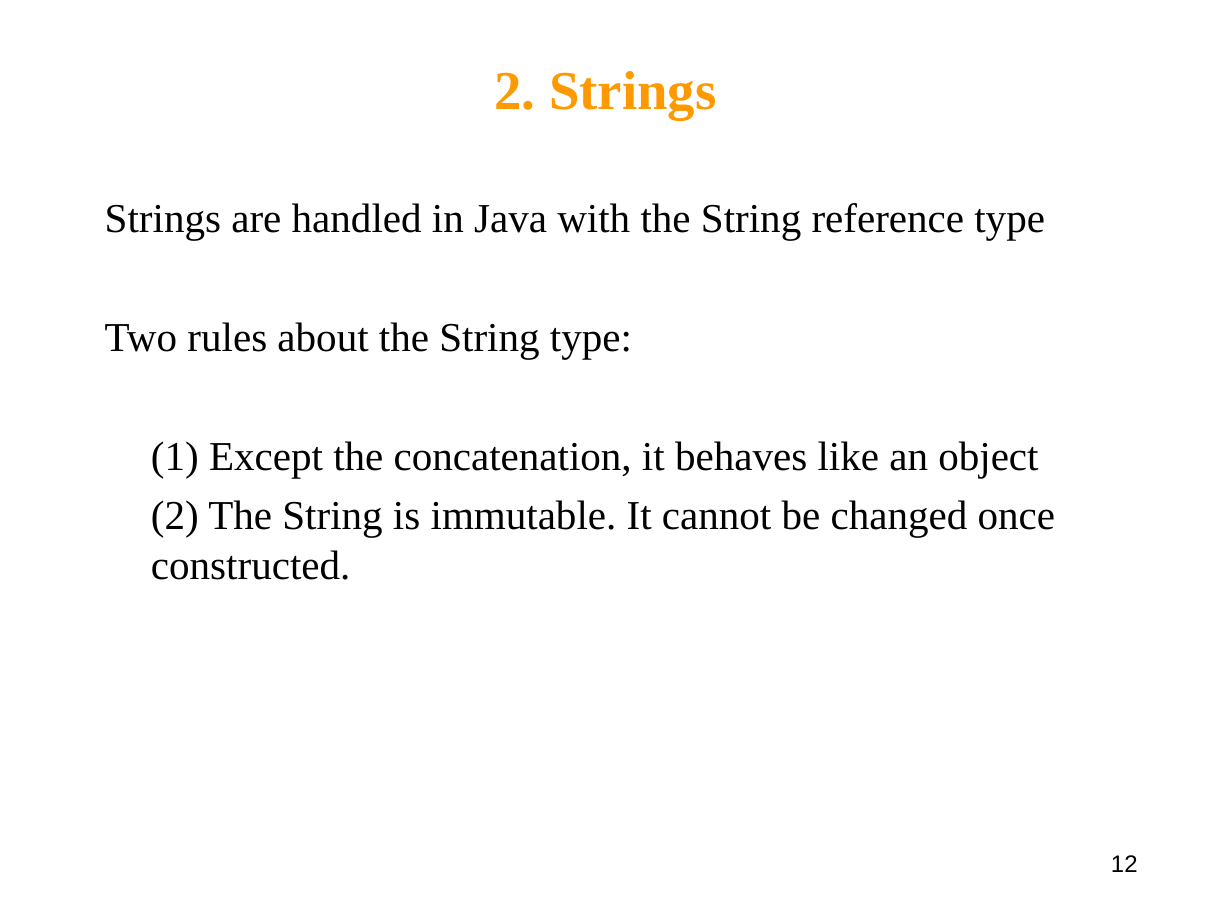
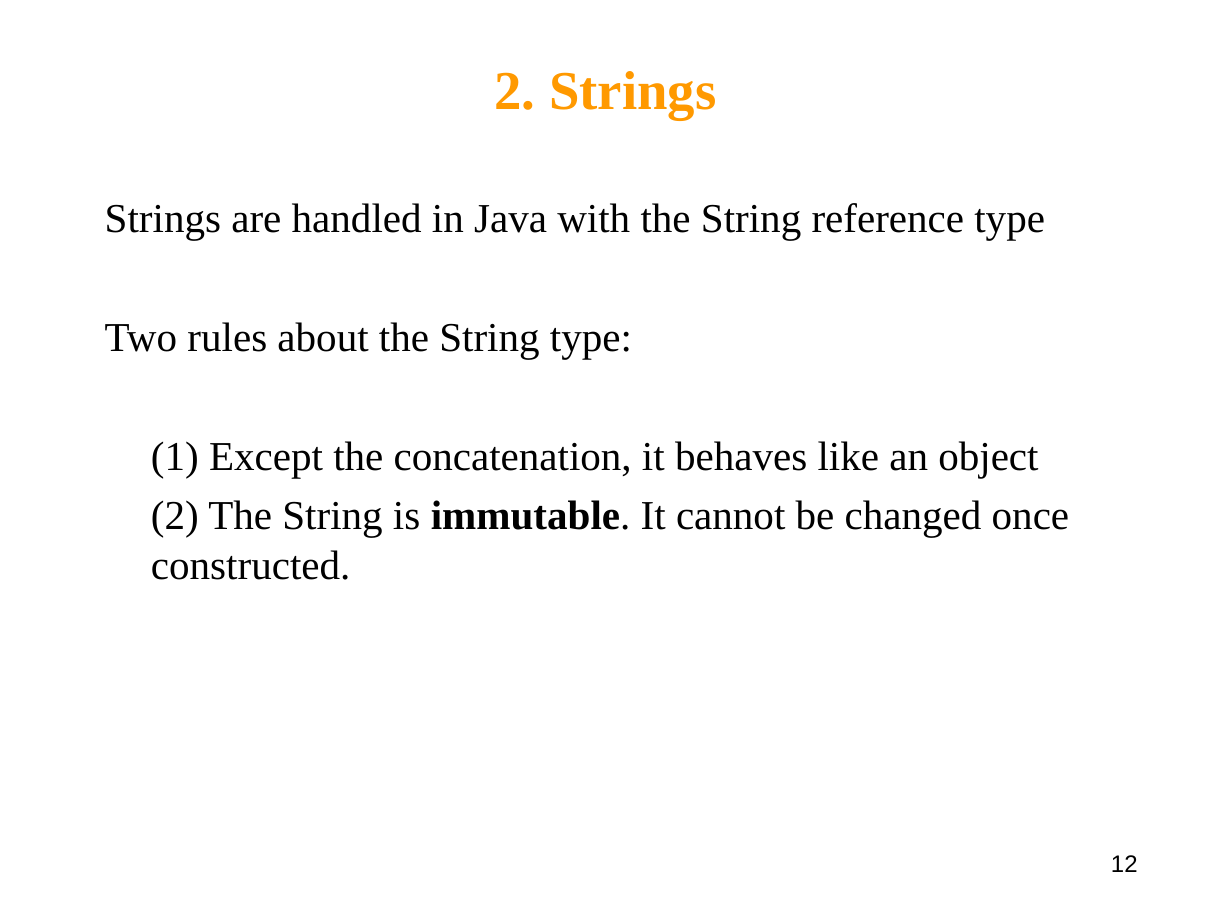
Before and after one commit to Polo08816/AdvancedDataStructures, a slide deck: slide 12 of Slides/Lecture2(Reference).ppt. Drawn at 1232x924 pixels with LibreOffice and Linux fonts; fonts in the diff are those of the drawing. Boxes give left, top, right and bottom in pixels: in the first picture for what was removed or moved away, otherwise in the second. Text is boxed around its words. In the diff, an @@ line names an element or a change of style, - is before the commit and + after.

```diff
--- a/Slides/Lecture2(Reference).ppt
+++ b/Slides/Lecture2(Reference).ppt
@@ text at [151, 500, 1069, 580]: bold on in "immutable." @@
```
Also in this commit, not shown: 1 other slide changed, 1 other file.
